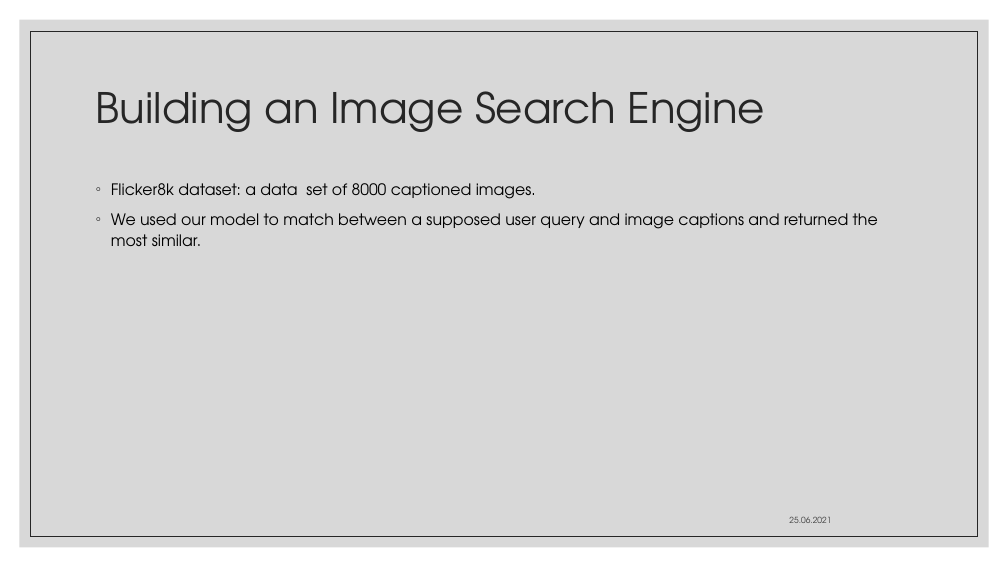
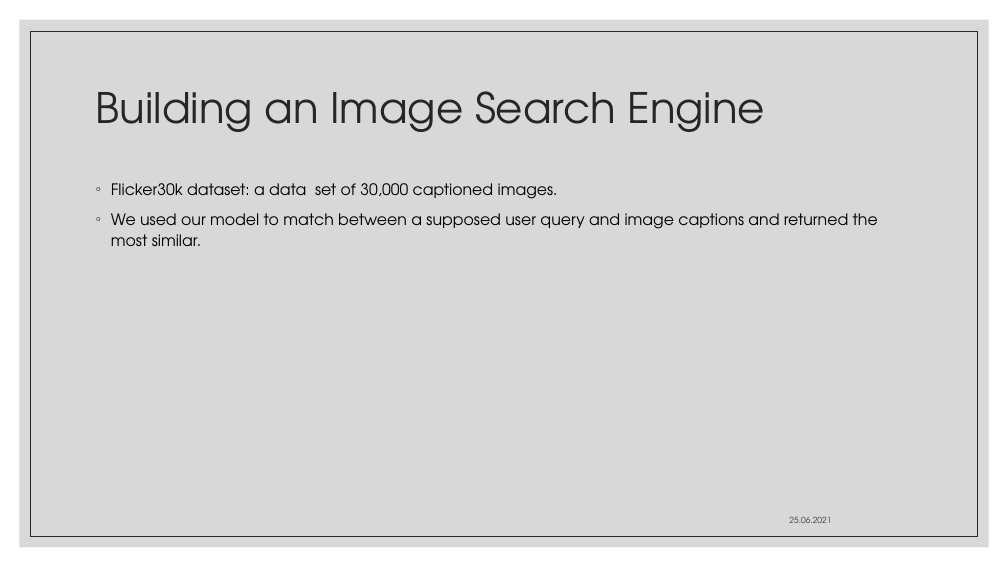
Before and after one commit to YamenHabib/Natural-Language-Inference-NLI-, a slide deck: slide 8 of Presention.pptx. Drawn at 1008x567 pixels with LibreOffice and Linux fonts; fonts in the diff are those of the drawing. Boxes give left, top, right and bottom in pixels: in the first picture for what was removed or moved away, otherwise in the second. Text is boxed around its words. In the diff, an @@ line names an element or a change of style, - is before the commit and + after.

```diff
--- a/Presention.pptx
+++ b/Presention.pptx
@@ text at [111, 183, 558, 199]: text changed @@
-◦ Flicker8k dataset: a data set of 8000 captioned images.
+◦ Flicker30k dataset: a data set of 30,000 captioned images.
```
Also in this commit, not shown: 2 other slides changed.
